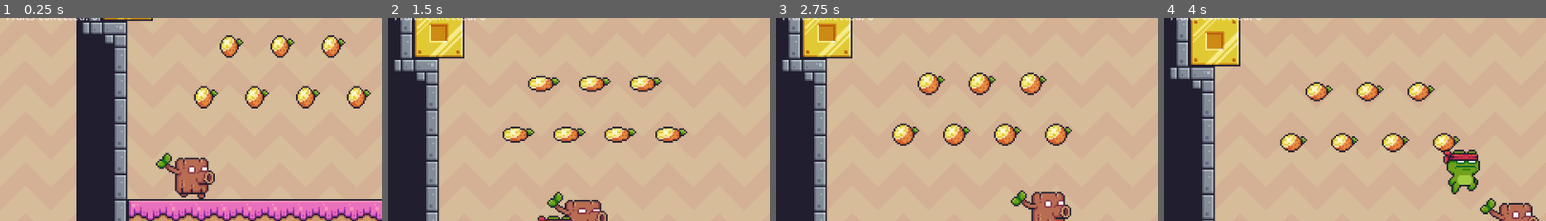
Above: before the commit, frames 1-4 (left to right).
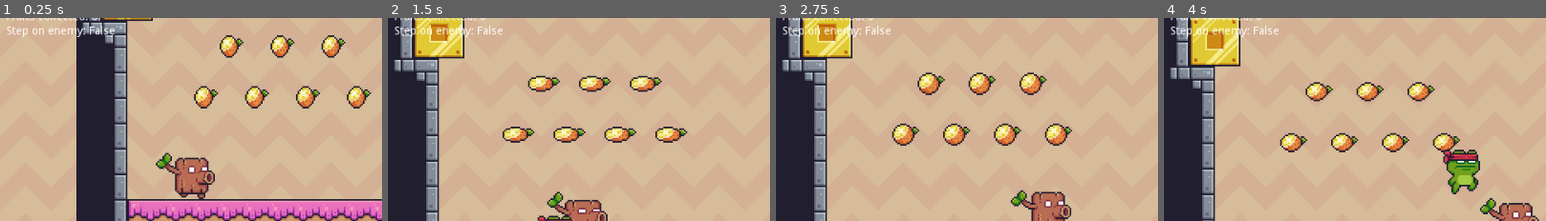
Above: after the commit, the same moments.

Repository: Necco-Z/SelecaoTGD
Game: Godot game, scene res://Stages/MainStage.tscn
Same seed, same stepped clock (60 frames per second), same inputs: the game is played once before the commit and once after it. The project has no main scene, so this scene is started directly.
Inputs:
- Up to frame 1 (0.25 s): no input
- Up to frame 2 (1.5 s): hold Space (jump) 0.53-1.28 s; hold D (move_right) from 0.53 s (still down); tap S (drop) at 1.35 s
- Up to frame 3 (2.75 s): tap Space (jump) at 1.52, 1.55, 1.82 s; release D (move_right) at 2.03 s; hold A (move_left) from 2.03 s (still down); hold Space (jump) from 2.03 s (still down)
- Up to frame 4 (4 s): release A (move_left) at 2.78 s; release Space (jump) at 2.78 s; hold D (move_right) from 2.78 s (still down); tap S (drop) at 2.85 s; tap Space (jump) at 3.02, 3.05, 3.32 s; hold Space (jump) from 3.53 s (still down)
The pictures show only the part of the screen within x 0-50%, y 3-52%; the shares and areas given below are measured in that part.

The runs differ from the first frame. In frame 1, 0.5% of the frame differs, in the area x 1-30%, y 3-10%; in frame 2, 0.5%; in frame 3, 0.5%; in frame 4, 0.5%.

Commit message:
Novo método de pisar em inimigos

Diff:
--- a/Actors/Bullet.gd
+++ b/Actors/Bullet.gd
@@ -36,4 +36,4 @@
 func _on_Bullet_body_entered(body: Node2D):
 	_destroy()
 	if body.is_in_group("player"):
-		body.hit()
+		body.hurt()
--- a/Actors/Pickups/Pickups.gd
+++ b/Actors/Pickups/Pickups.gd
@@ -7,6 +7,7 @@
 
 # private methods
 func send_pickup(body: Node) -> void:
+	set_deferred("monitorable", false)
 	body.get_fruit()
 	anim_player.play("collected")
 	yield(anim_player, "animation_finished")
--- a/Actors/Player.gd
+++ b/Actors/Player.gd
@@ -4,6 +4,7 @@
 
 # signals
 signal fruit_picked
+signal player_defeated
 
 # enums
 enum Anim {IDLE, RUN, AIR, HURT}
@@ -34,13 +35,14 @@
 var _gravity: float
 var _current_friction := DEFAULT_FRICTION
 var _facing := Vector2.RIGHT.x
-var _step_on_enemy := false
 
 # onready variables
 onready var _coyote_timer := $CoyoteTimer
 onready var _buffer_jump_timer := $BufferJumpTimer
 onready var _sprite := $Sprite
 onready var _dropdown_timer := $DropdownTimer
+onready var _hit_left := $HitLeft
+onready var _hit_right := $HitRight
 
 
 # built-in methods (_init, _ready and others)
@@ -78,7 +80,7 @@
 
 
 func hurt() -> void:
-	pass
+	_anim_state = Anim.HURT
 
 
 # private methods
@@ -90,6 +92,7 @@
 	_velocity.y += _get_gravity() * delta
 	_velocity = _limit_velocity()
 	_velocity = move_and_slide(_velocity, Vector2.UP)
+	_check_collision()
 	_set_facing()
 	_set_move_state()
 	_set_anim_state()
@@ -99,6 +102,7 @@
 
 func _animate_player() -> void:
 	if _anim_state == Anim.HURT:
+		print("woo!")
 		_state_machine.travel("hurt")
 	elif _anim_state == Anim.RUN:
 		_state_machine.travel("run")
@@ -111,6 +115,26 @@
 		_state_machine.travel("idle")
 
 
+func _check_collision() -> void:
+	var c_enemy := _check_enemy_step()
+	for i in get_slide_count():
+		var col = get_slide_collision(i)
+		if col.collider.is_in_group("enemy"):
+			if c_enemy.has(col.collider):
+				col.collider.hurt()
+			else:
+				hurt()
+
+
+func _check_enemy_step() -> Array:
+	var result := []
+	for r in [_hit_left, _hit_right]:
+		r.force_raycast_update()
+		if r.get_collider() != null:
+			result.append(r.get_collider())
+	return result
+
+
 func _check_dropdown() -> void:
 	if Input.is_action_pressed("drop"):
 		set_collision_mask_bit(ONEWAY_BIT, false)
@@ -128,7 +152,7 @@
 
 func _get_jump() -> float:
 	if is_on_floor():
-		if _step_on_enemy:
+		if _check_enemy_step().size() != 0:
 			if _has_jump_input():
 				return 1.1
 			else:
@@ -146,7 +170,7 @@
 		return true
 	elif _buffer_jump_timer.is_stopped() == false:
 		return true
-	elif Input.is_action_pressed("jump") and _step_on_enemy:
+	elif Input.is_action_pressed("jump") and _check_enemy_step().size() != 0:
 		return true
 	else:
 		return false
@@ -226,18 +250,5 @@
 	return value * TILE_SIZE
 
 
-func _on_HitBox_body_entered(body: Node) -> void:
-	if body.is_in_group("enemy"):
-		_step_on_enemy = true
-		body.hurt()
-	else:
-		print(body.name)
-
-
-func _on_HitBox_body_exited(body: Node) -> void:
-	if body.is_in_group("enemy"):
-		_step_on_enemy = false
-
-
 func _on_DropdownTimer_timeout() -> void:
 	set_collision_mask_bit(ONEWAY_BIT, true)
--- a/Actors/Player.tscn
+++ b/Actors/Player.tscn
@@ -13,9 +13,6 @@
 [sub_resource type="CapsuleShape2D" id=2]
 radius = 8.0
 height = 4.0
-
-[sub_resource type="RectangleShape2D" id=3]
-extents = Vector2( 7, 2 )
 
 [sub_resource type="Animation" id=5]
 length = 0.05
@@ -275,11 +272,14 @@
 states/run/position = Vector2( 629, 270 )
 transitions = [ "idle", "jump", SubResource( 16 ), "jump", "double_jump", SubResource( 17 ), "double_jump", "fall", Sub …(224 unchanged characters)…
 start_node = "idle"
-graph_offset = Vector2( -72, 2 )
+end_node = "hurt"
+graph_offset = Vector2( -89, 103.895 )
 
 [sub_resource type="AnimationNodeStateMachinePlayback" id=26]
 
-[node name="Player" type="KinematicBody2D"]
+[node name="Player" type="KinematicBody2D" groups=[
+"player",
+]]
 z_index = 10
 collision_layer = 2
 collision_mask = 117
@@ -293,12 +293,17 @@
 position = Vector2( 0, -11 )
 shape = SubResource( 2 )
 
-[node name="HitBox" type="Area2D" parent="."]
-collision_layer = 8
+[node name="HitLeft" type="RayCast2D" parent="."]
+position = Vector2( -5, 0 )
+enabled = true
+cast_to = Vector2( 0, 4 )
 collision_mask = 4
 
-[node name="CollisionShape2D" type="CollisionShape2D" parent="HitBox"]
-shape = SubResource( 3 )
+[node name="HitRight" type="RayCast2D" parent="."]
+position = Vector2( 5, 0 )
+enabled = true
+cast_to = Vector2( 0, 4 )
+collision_mask = 4
 
 [node name="Sprite" type="Sprite" parent="."]
 position = Vector2( 0, -16 )
@@ -329,6 +334,4 @@
 wait_time = 0.1
 one_shot = true
 
-[connection signal="body_entered" from="HitBox" to="." method="_on_HitBox_body_entered"]
-[connection signal="body_exited" from="HitBox" to="." method="_on_HitBox_body_exited"]
 [connection signal="timeout" from="DropdownTimer" to="." method="_on_DropdownTimer_timeout"]
--- a/Stages/MainStage.gd
+++ b/Stages/MainStage.gd
@@ -18,21 +18,28 @@
 # built-in methods (_init, _ready and others)
 func _ready() -> void:
 	var _c = player.connect("fruit_picked", self, "_on_fruit_picked")
+	_c = player.connect("player_defeated", self, "_on_player_defeated")
 	max_fruits = pickups.get_child_count()
 
 
 func _physics_process(_delta) -> void:
 	# for testing
 	l_1.text = "Fruits collected: " + str(fruits)
+	l_2.text = "Step on enemy: " + str(player._check_enemy_step().size() != 0)
 
 
 # private methods
+func _finished() -> void:
+	#TODO: Add ending
+	print("Congratulations!")
+
+
+# signal methods
 func _on_fruit_picked() -> void:
 	fruits += 1
 	if fruits >= max_fruits:
 		_finished()
 
 
-func _finished() -> void:
-	#TODO: Add ending
-	print("Congratulations!")
+func _on_player_defeated() -> void:
+	print("player defeated")
--- a/Utilities/Fader.tscn
+++ b/Utilities/Fader.tscn
@@ -42,6 +42,7 @@
 shader_param/angle_offset = 0.25
 
 [node name="Fader" type="CanvasLayer"]
+pause_mode = 2
 layer = 100
 script = ExtResource( 1 )
 
Not shown: 1 places in Actors/Player.tscn that only renumber resources
